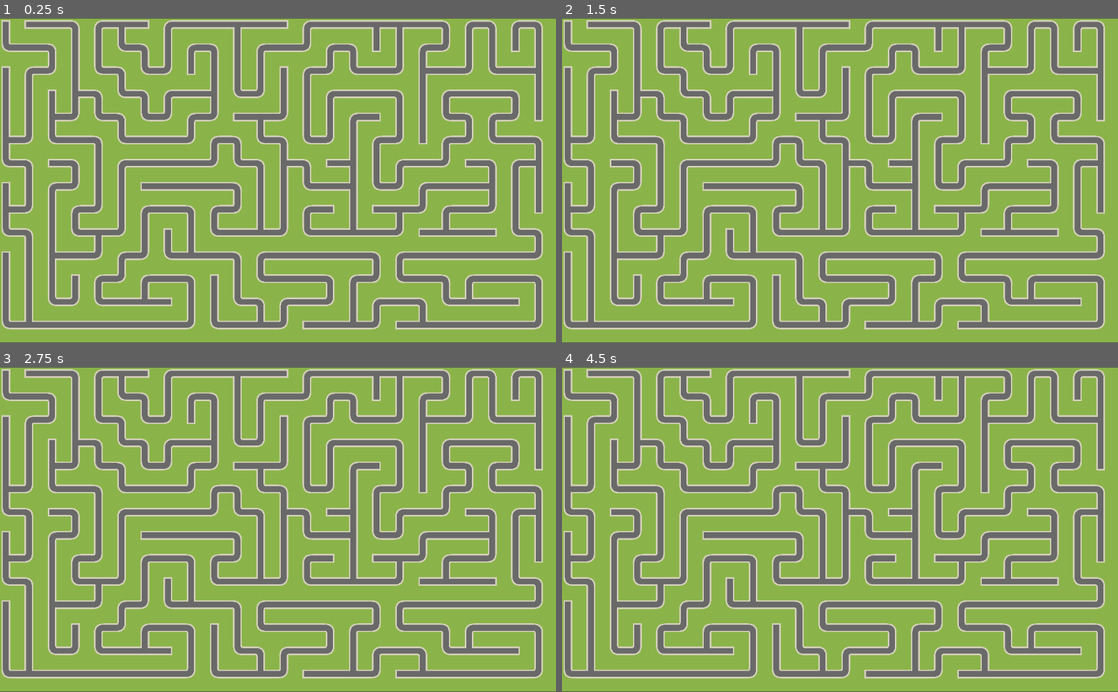
Above: before the commit, frames 1-4 (two rows, left to right).
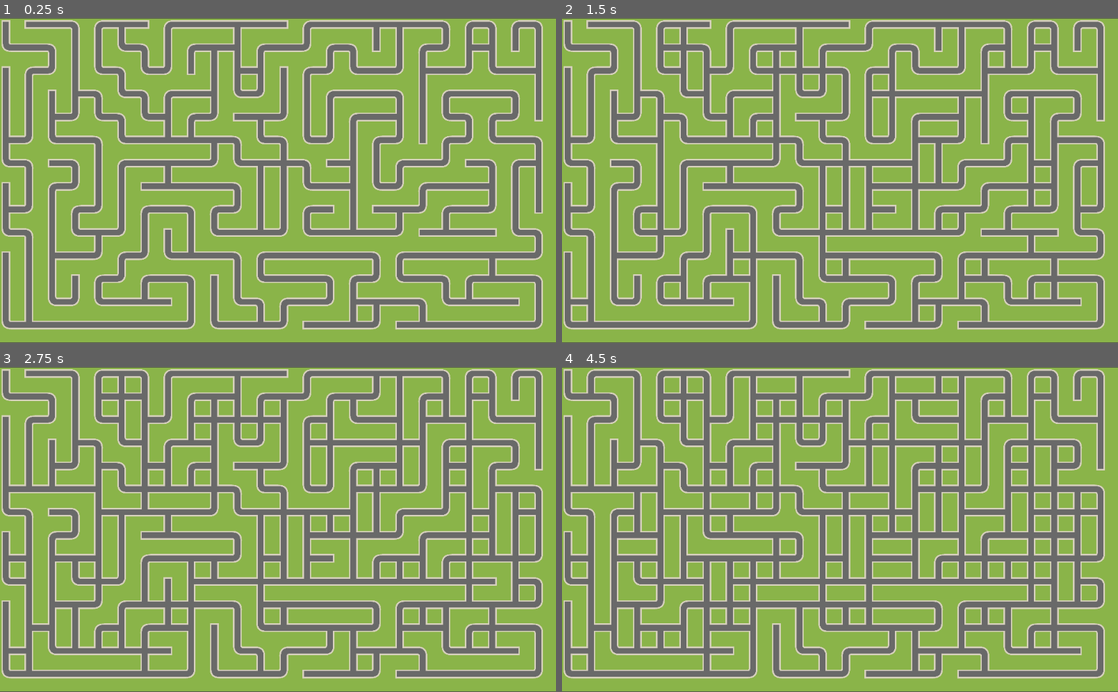
Above: after the commit, the same moments.

Repository: mc-carthy/gdMaze
Game: Godot game, scene res://Scenes/Maze.tscn
The game is run twice, just before and just after one commit, with the same random seed, the same clock (stepped at 60 frames per second) and the same inputs.
Inputs:
- Up to frame 1 (0.25 s): no input
- Up to frame 2 (1.5 s): no input
- Up to frame 3 (2.75 s): no input
- Up to frame 4 (4.5 s): no input

The runs differ from the first frame. In frame 1, 0.9% of the frame differs, in the area x 29-90%, y 7-89%; in frame 2, 4.2%; in frame 3, 7.1%; in frame 4, 10%, in the area x 1-98%, y 0-94%.

Commit message:
Re-add erase wall functionality

Diff:
--- a/Scripts/Maze.gd
+++ b/Scripts/Maze.gd
@@ -33,7 +33,7 @@
 	seed(map_seed)
 	tile_size = Map.cell_size.x
 	build_maze()
-	#erase_walls()
+	erase_walls()
 
 func build_maze():
 	var unvisited_cells = []
@@ -81,8 +81,8 @@
 
 func erase_walls():
 	for _i in range(int(MAP_WIDTH * MAP_HEIGHT * fraction_of_walls_to_remove)):
-		var x = int(rand_range(1, MAP_WIDTH - 1))
-		var y = int(rand_range(1, MAP_HEIGHT - 1))
+		var x = int(rand_range(1, (MAP_WIDTH - 1) / 2)) * 2
+		var y = int(rand_range(1, (MAP_HEIGHT - 1) / 2)) * 2
 		var cell = Vector2(x, y)
 		var neighbour = CELL_WALLS.keys()[randi() % CELL_WALLS.size()]
 
@@ -92,4 +92,8 @@
 			var neighbour_walls = Map.get_cellv(cell + neighbour) - CELL_WALLS[-neighbour]
 			Map.set_cellv(cell, cell_walls)
 			Map.set_cellv(cell + neighbour, neighbour_walls)
+			if neighbour.x != 0:
+				Map.set_cellv(cell + neighbour / 2, 5)
+			else:
+				Map.set_cellv(cell + neighbour / 2, 10)
 		yield(get_tree(), 'idle_frame')
